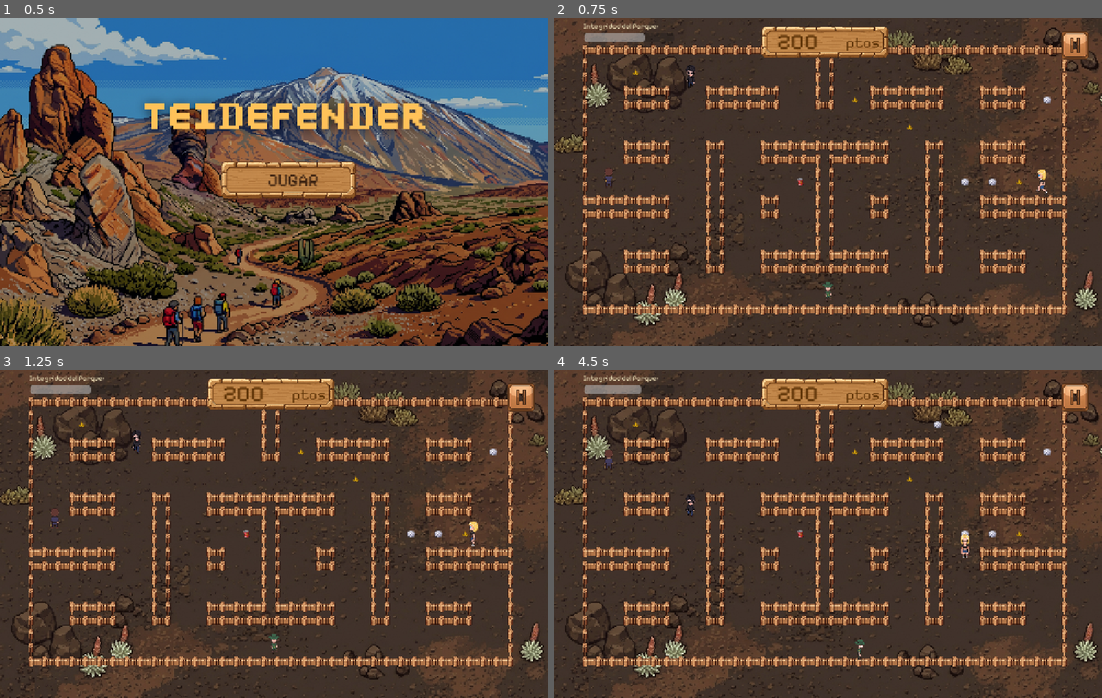
Above: before the commit, frames 1-4 (two rows, left to right).
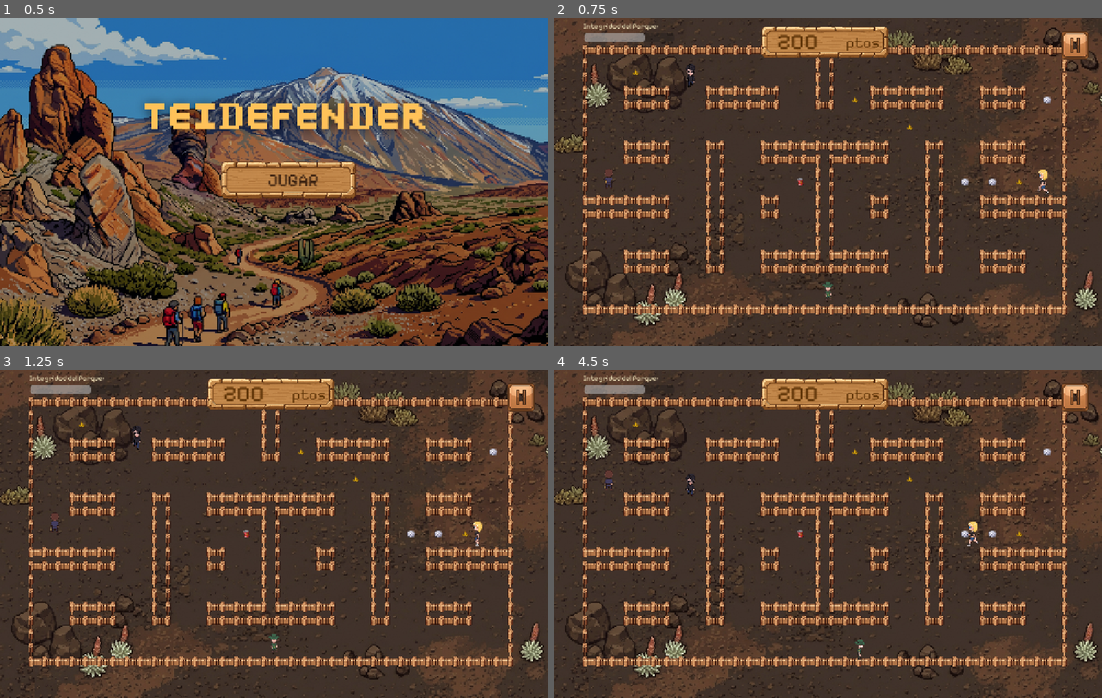
Above: after the commit, the same moments.

Repository: kiaramaldonado/teidefender
Game: Godot game, scene res://escenas/MenuPrincipal.tscn
Same seed, same stepped clock (60 frames per second), same inputs: the game is played once before the commit and once after it. Sound files missing from this copy of the repository are replaced by a short silence.
Inputs (mouse positions are in pixels of both pictures, inside the frame that each line leads up to):
- Up to frame 1 (0.5 s): no input
- Up to frame 2 (0.75 s): click "JUGAR" at 0.5 s
- Up to frame 3 (1.25 s): no input
- Up to frame 4 (4.5 s): click (1074, 396) at 1.25 s; click "REANUDAR" at 2 s; move the mouse to (948, 517) at 2.77 s; hold Right (ui_right) 2.78-3.53 s; move the mouse to (718, 550) at 3.52 s; hold Down (ui_down) 3.53-4.28 s; move the mouse to (882, 461) at 4.27 s; hold Right (ui_right) from 4.28 s (still down)

Frame 1 is identical in both runs. In frame 2, 0.1% of the frame differs, in the area x 9-91%, y 13-54%; in frame 3, 0.3%; in frame 4, 0.5%, in the area x 9-78%, y 4-58%.

Commit message:
feat(difficulty): scale spawn rate and enemy speed exponentially per points level

Diff:
--- a/scripts/Homero.gd
+++ b/scripts/Homero.gd
@@ -6,8 +6,8 @@
 # y en cada cruce elige una dirección al azar (evitando dar media vuelta).
 # Cada cierto tiempo planta una violeta en la celda donde está.
 
-const VELOCIDAD = 55.0            # más lento que el jugador (80)
-const INTERVALO_VIOLETA = 7.0     # Homero planta más a menudo
+const VELOCIDAD_BASE = 40.0       # base; se multiplica por Mundo.factor_enemigo()
+const INTERVALO_VIOLETA_BASE = 12.0  # se divide por factor_spawn() del Mundo
 
 var ultima_direccion = "down"
 var timer_violeta = 0.0
@@ -18,8 +18,20 @@
 
 const VIOLETA_SCENE = preload("res://escenas/VioletaTeide.tscn")
 
+func _velocidad_actual() -> float:
+	var m = get_parent()
+	if m and m.has_method("factor_enemigo"):
+		return VELOCIDAD_BASE * m.factor_enemigo()
+	return VELOCIDAD_BASE
+
+func _intervalo_violeta() -> float:
+	var m = get_parent()
+	if m and m.has_method("factor_spawn"):
+		return INTERVALO_VIOLETA_BASE / m.factor_spawn()
+	return INTERVALO_VIOLETA_BASE
+
 func _ready():
-	timer_violeta = INTERVALO_VIOLETA
+	timer_violeta = _intervalo_violeta()
 	var cell = Maze.world_to_cell(global_position)
 	global_position = Maze.cell_to_world(cell)
 	_target_cell = cell
@@ -30,16 +42,16 @@
 	timer_violeta -= delta
 	if timer_violeta <= 0:
 		_plantar_violeta()
-		timer_violeta = INTERVALO_VIOLETA
+		timer_violeta = _intervalo_violeta()
 
 	var to_target = _target_world - global_position
-	var paso = VELOCIDAD * delta
+	var paso = _velocidad_actual() * delta
 	if to_target.length() <= paso:
 		global_position = _target_world
 		velocity = Vector2.ZERO
 		_elegir_siguiente_direccion()
 	else:
-		velocity = to_target.normalized() * VELOCIDAD
+		velocity = to_target.normalized() * _velocidad_actual()
 		move_and_slide()
 	_actualizar_animacion()
 
--- a/scripts/Mundo.gd
+++ b/scripts/Mundo.gd
@@ -4,8 +4,10 @@
 const BARRAQUITO_SCENE = preload("res://escenas/PowerUpBarraquito.tscn")
 const Maze = preload("res://scripts/Maze.gd")
 const MAX_BASURA = 24  # colchón enorme: cada bolsa baja la barra ~4 %
+const PUNTOS_POR_NIVEL = 250  # cada 250 pts sube un nivel de dificultad
 
 var puntos = 200
+var nivel_dificultad = 0   # solo sube, nunca baja
 var basura_en_campo = 0
 var partida_terminada = false
 var timer_barraquito_restante = 0.0
@@ -38,7 +40,7 @@
 	_timer_basura.one_shot = true
 	add_child(_timer_basura)
 	_timer_basura.timeout.connect(_on_timer_basura)
-	_timer_basura.start(randf_range(2.0, 3.0))
+	_timer_basura.start(randf_range(4.0, 5.5))   # base cómoda, escala con el nivel
 
 	_timer_powerup = Timer.new()
 	_timer_powerup.one_shot = true
@@ -133,10 +135,27 @@
 
 func _on_timer_basura():
 	_spawn_basura()
-	# La presión apenas crece: 4 min hasta el mínimo y el mínimo es 90 %.
-	# Con MAX_BASURA=24, hay margen de sobra incluso a este ritmo.
-	var presion = clamp(1.0 - (Time.get_ticks_msec() / 240000.0), 0.90, 1.0)
-	_timer_basura.start(randf_range(2.0, 3.0) * presion)
+	# Escalado tipo Tetris: cada nivel acorta el intervalo de aparición.
+	# El factor crece exponencialmente sin tope (a nivel 10 ≈ 3× más rápido).
+	_timer_basura.start(randf_range(4.0, 5.5) / factor_spawn())
+
+# --- Sistema de dificultad ---
+# Cada PUNTOS_POR_NIVEL puntos acumulados sube el nivel. nivel_dificultad
+# nunca baja aunque pierdas puntos, igual que el "level" de Tetris.
+
+func _actualizar_nivel():
+	var nuevo = int(puntos / PUNTOS_POR_NIVEL)
+	if nuevo > nivel_dificultad:
+		nivel_dificultad = nuevo
+
+func factor_spawn() -> float:
+	# Aparición de basura/violetas: crece sin tope (1.12^nivel).
+	return pow(1.12, nivel_dificultad)
+
+func factor_enemigo() -> float:
+	# Velocidad de los enemigos: crece más despacio y con techo (cap 1.4)
+	# para que nunca superen la velocidad del jugador (80 px/s).
+	return min(pow(1.07, nivel_dificultad), 1.4)
 
 func _on_timer_powerup():
 	_spawn_barraquito()
@@ -157,6 +176,7 @@
 	$HUD/Banner/Puntos.text = str(puntos)
 	$SonidoDing.play()
 	_actualizar_integridad()
+	_actualizar_nivel()
 
 func violeta_pisada():
 	jugador_recibe_daño(50, "hojas")
--- a/scripts/Spencer.gd
+++ b/scripts/Spencer.gd
@@ -7,7 +7,7 @@
 # nunca atraviesa muros porque solo elige direcciones donde la siguiente
 # celda es corredor.
 
-const VELOCIDAD = 70.0            # px/s — algo más lenta que el jugador (80)
+const VELOCIDAD_BASE = 55.0       # base; se multiplica por Mundo.factor_enemigo()
 const DISTANCIA_FLASH = 60.0
 const COOLDOWN_FLASH = 6.0
 
@@ -19,6 +19,12 @@
 var _dir: Vector2i = Vector2i.ZERO       # dirección actual de avance
 var _target_cell: Vector2i = Vector2i.ZERO
 var _target_world: Vector2 = Vector2.ZERO
+
+func _velocidad_actual() -> float:
+	var m = get_parent()
+	if m and m.has_method("factor_enemigo"):
+		return VELOCIDAD_BASE * m.factor_enemigo()
+	return VELOCIDAD_BASE
 
 func _ready():
 	jugador = get_tree().get_first_node_in_group("jugador")
@@ -44,14 +50,14 @@
 
 	# Avanzar hacia el target_world
 	var to_target = _target_world - global_position
-	var paso = VELOCIDAD * delta
+	var paso = _velocidad_actual() * delta
 	if to_target.length() <= paso:
 		# Llegamos a la celda destino: snap y elegir nuevo destino
 		global_position = _target_world
 		velocity = Vector2.ZERO
 		_elegir_siguiente_direccion()
 	else:
-		velocity = to_target.normalized() * VELOCIDAD
+		velocity = to_target.normalized() * _velocidad_actual()
 		move_and_slide()
 	_actualizar_animacion()
 
--- a/scripts/Tato.gd
+++ b/scripts/Tato.gd
@@ -6,7 +6,7 @@
 # elige una nueva dirección (evitando media vuelta).  Si el jugador
 # entra en su celda actual o adyacente, le suelta un puñetazo.
 
-const VELOCIDAD = 60.0            # más lento que el jugador (80)
+const VELOCIDAD_BASE = 45.0       # base; se multiplica por Mundo.factor_enemigo()
 const DISTANCIA_PUÑETAZO = 56.0
 const COOLDOWN_PUÑETAZO = 3.0
 
@@ -18,6 +18,12 @@
 var _dir: Vector2i = Vector2i.ZERO
 var _target_cell: Vector2i = Vector2i.ZERO
 var _target_world: Vector2 = Vector2.ZERO
+
+func _velocidad_actual() -> float:
+	var m = get_parent()
+	if m and m.has_method("factor_enemigo"):
+		return VELOCIDAD_BASE * m.factor_enemigo()
+	return VELOCIDAD_BASE
 
 func _ready():
 	jugador = get_tree().get_first_node_in_group("jugador")
@@ -38,13 +44,13 @@
 			return
 
 	var to_target = _target_world - global_position
-	var paso = VELOCIDAD * delta
+	var paso = _velocidad_actual() * delta
 	if to_target.length() <= paso:
 		global_position = _target_world
 		velocity = Vector2.ZERO
 		_elegir_siguiente_direccion()
 	else:
-		velocity = to_target.normalized() * VELOCIDAD
+		velocity = to_target.normalized() * _velocidad_actual()
 		move_and_slide()
 	_actualizar_animacion()
 
